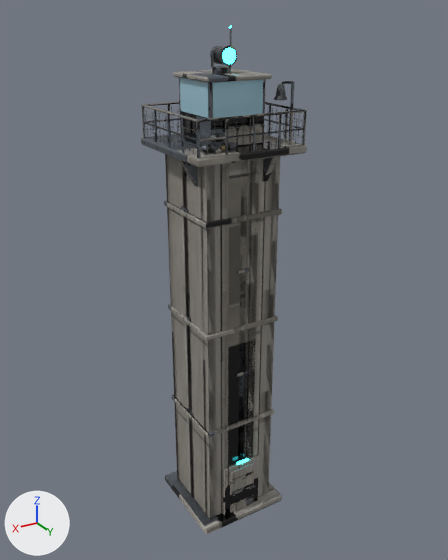
A saved change to the FBX model modelos/planeta_humano/especiales/torre_vigilancia/torre_vigilancia.fbx.
Both versions are drawn from a 50 mm camera at (2.94, 4.94, 5.15) aimed at (-0.05, -0.04, 2.66). Every picture has the same lights, and +X, +Y and +Z are marked at lower left. The picture after the commit comes second. Where no turn or scale is listed for an object, it has been applied to the vertices.

The first picture shows 'torre_vigilancia', 'torre_vigilancia_cristal', 'torre_vigilancia_puerta' and 3 more.
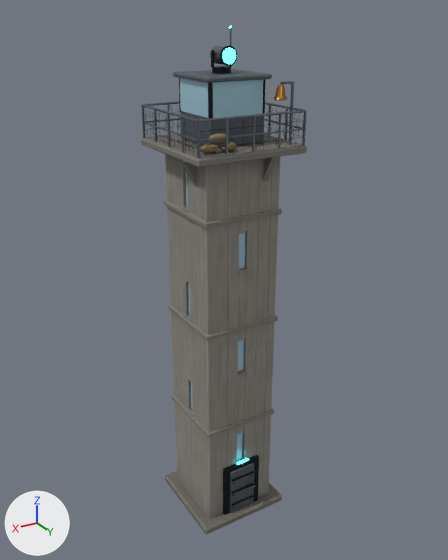
Pixel boxes [x1, y1, x2, y2] of what changed, in the pictures (448 x 560 px; the box of a moved part takes in the faces that stretch with it):
part 1 of me_torre_vigilancia_puerta, surface changed
    both: [230, 463, 255, 513]
part 2 of me_torre_vigilancia, moved or reshaped
    before: [165, 154, 280, 517]
    after: [187, 159, 272, 513]
part 3 of me_torre_vigilancia, surface changed
    both: [141, 43, 307, 534]

Edits to the bpy script that builds the scene:
```text
Change me_torre_vigilancia_puerta:
    where me_torre_vigilancia_puerta.from_pydata(...)  # 144 vertices, 240 faces; spans x -0.308..0.0, y 0.006..0.087, z 0.0..0.56
    used by ob_torre_vigilancia_puerta; location = (0.15, 0.4, 0.08)
    me_torre_vigilancia_puerta part 1: texture (UV) coordinates of 240 of 240 faces, centred in x -0.308..0.0, y 0.006..0.085, z 0.0..0.56, changed; they spanned u 0.47..0.99, v 0.22..0.98 and now span u 0.0..0.99, v 0.34..1.0
Change me_torre_vigilancia:
    used by ob_torre_vigilancia; location = (0.0, 0.0, 0.0)
    remove me_torre_vigilancia.from_pydata(...)  # 2758 vertices, 4836 faces; spans x -0.56..0.56, y -0.56..0.56, z 0.0..5.03
    add me_torre_vigilancia.from_pydata(...)  # 2792 vertices, 4768 faces; spans x -0.56..0.56, y -0.56..0.56, z 0.0..5.03
    me_torre_vigilancia part 2: 10 vertices moved within x -0.38..0.38, y -0.38..0.38, z 0.09..4.0; 34 vertices removed from x -0.39..0.39, y -0.39..0.39, z 0.08..4.0; 68 vertices added at x -0.39..0.39, y -0.39..0.39, z 0.08..4.0
    me_torre_vigilancia part 3: 4333 kept faces spanning x -0.56..0.56, y -0.56..0.56, z 0.0..5.03 get new texture (UV) coordinates
```
